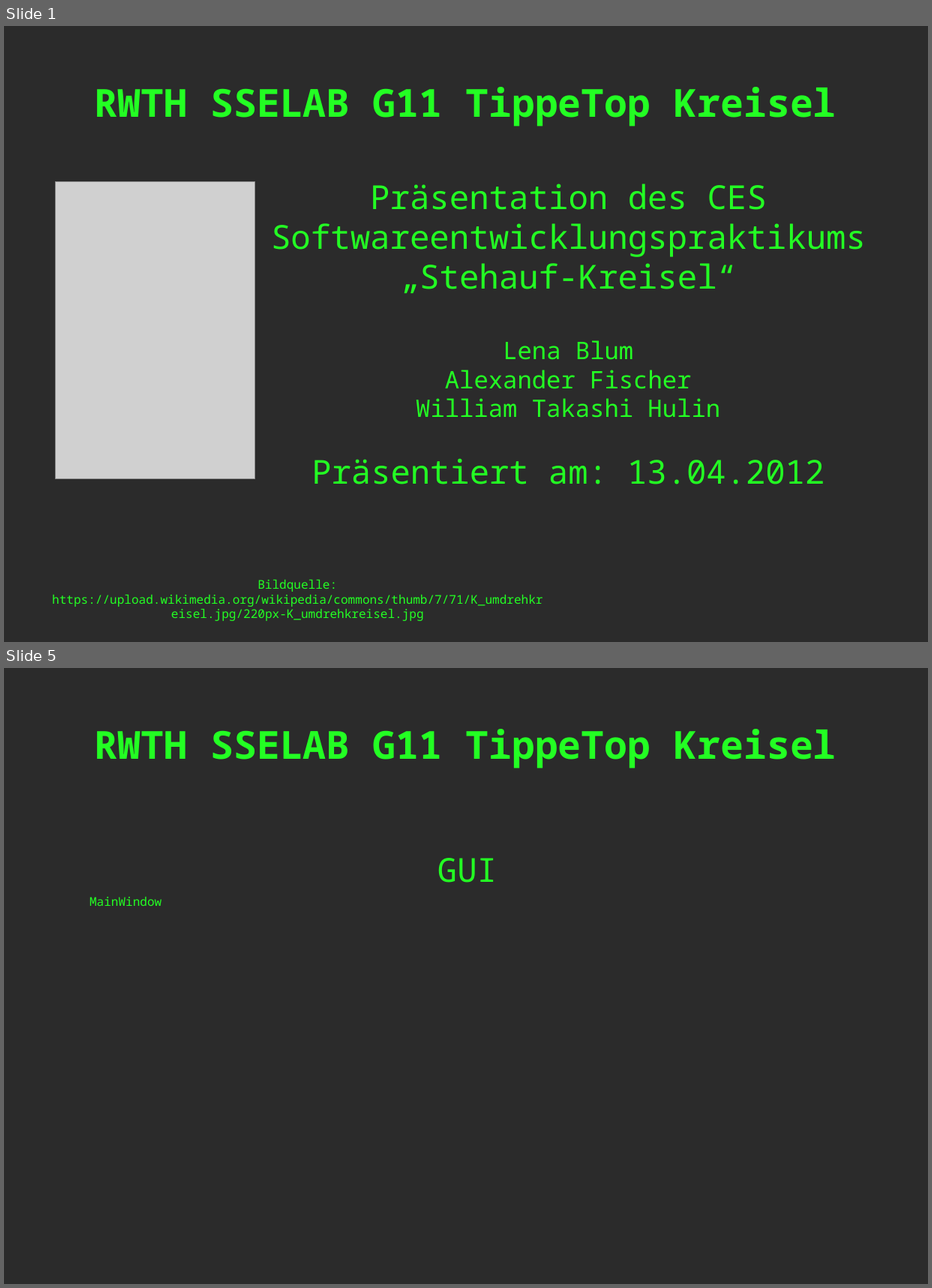
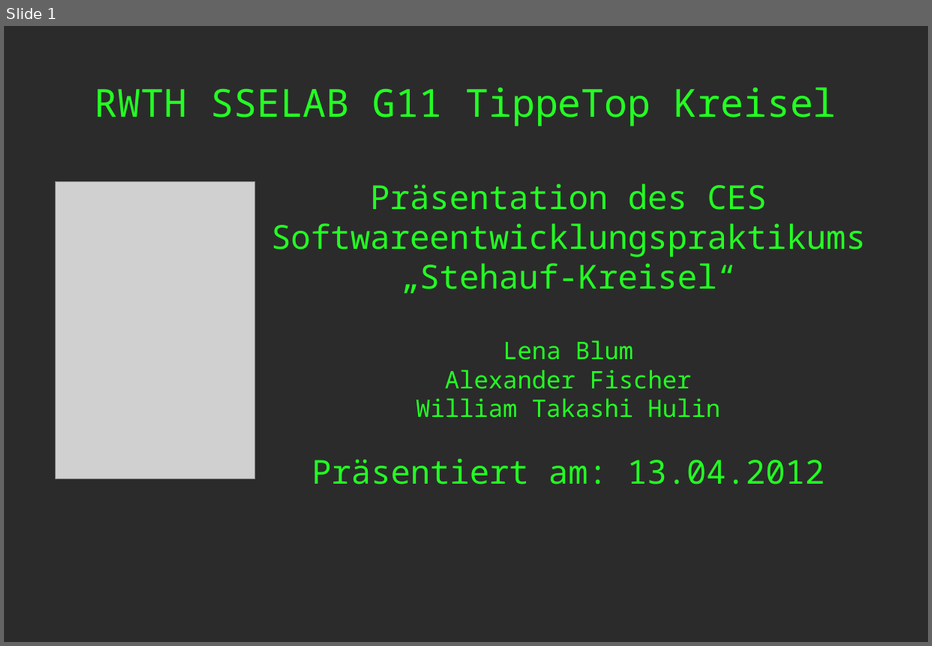
Before and after one commit to masterjava1/rwthsselabws2011g11, a slide deck: branches/doc/sselab_lena_praesentation.odp. Shown one above the other, each under a label of ours: slides 1 and 5 before the commit, slide 1 after it; the slides between them are not shown. The pictures are 932x1288 and 932x646 pixels, drawn with LibreOffice and Linux fonts; fonts in the diff are those of the drawing; grey boxes stand for pictures; background and template pictures are left out; a plain dark background stands for a picture behind light text. Boxes give left, top, right and bottom in pixels: in the first picture for what was removed or moved away, otherwise in the second. Text is boxed around its words. In the diff, an @@ line names an element or a change of style, - is before the commit and + after.

```diff
--- a/branches/doc/sselab_lena_praesentation.odp
+++ b/branches/doc/sselab_lena_praesentation.odp
@@ slide 5 removed at bbox=[4, 668, 928, 1284], background picture (left out) @@
@@ title removed at bbox=[95, 729, 836, 768] @@
-RWTH SSELAB G11 TippeTop Kreisel
@@ text removed at bbox=[438, 858, 497, 882] @@
-GUI
@@ text removed at bbox=[90, 897, 162, 906] @@
-MainWindow
@@ slide 1 changed as well @@
@@ title "RWTH SSELAB G11 TippeTop Kreisel" at bbox=[95, 88, 836, 126]: bold off @@
@@ text removed at bbox=[52, 579, 542, 621] @@
-Bildquelle: https://upload.wikimedia.org/wikipedia/commons/thumb/7/71/K_umdrehkreisel.jpg/220px-K_umdrehkreisel.jpg
```
Also in this commit, not shown: 2 other slides changed, 17 slides added, 5 other slides removed.
